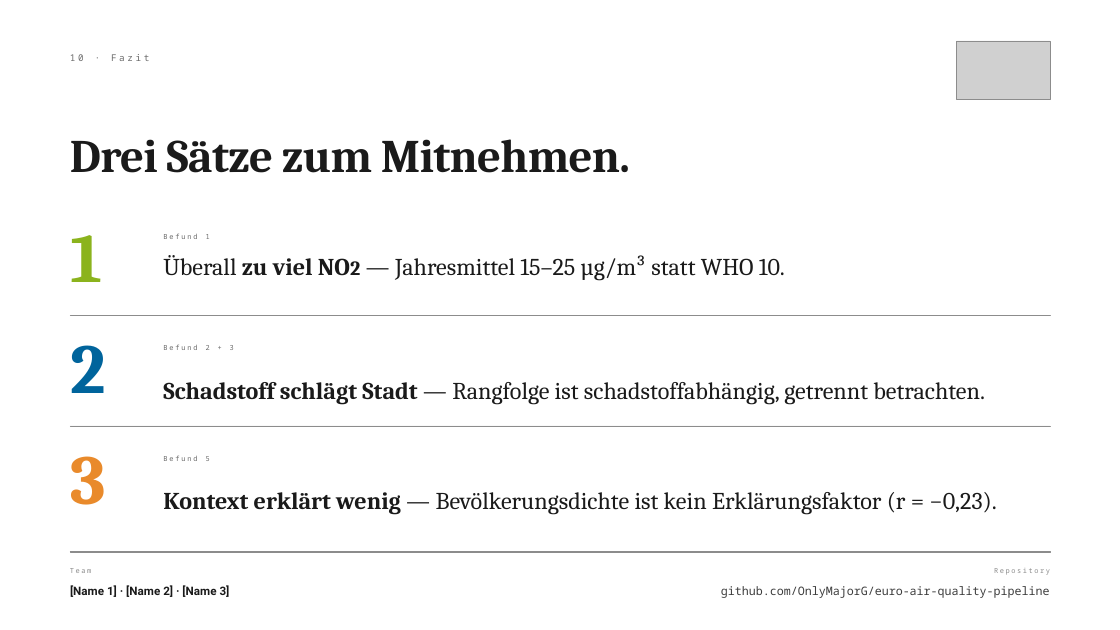
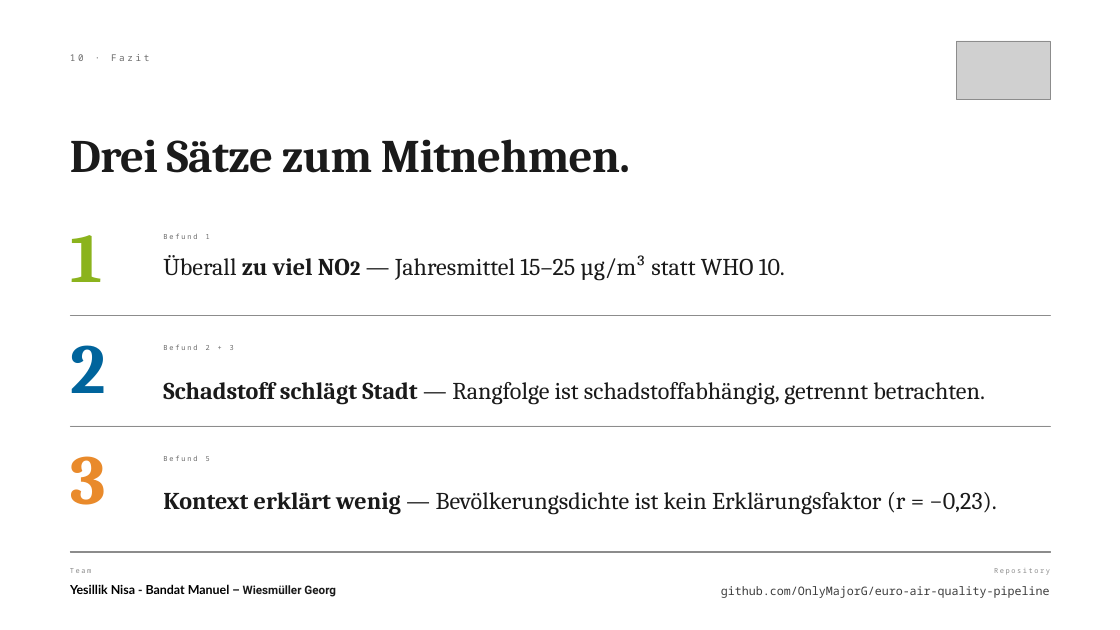
Before and after one commit to OnlyMajorG/euro-air-quality-pipeline, a slide deck: slide 11 of presentation/Luftqualität-Europa-BDENG.pptx. Drawn at 1120x630 pixels with LibreOffice and Linux fonts; fonts in the diff are those of the drawing; grey boxes stand for pictures; background and template pictures are left out. Boxes give left, top, right and bottom in pixels: in the first picture for what was removed or moved away, otherwise in the second. Text is boxed around its words. In the diff, an @@ line names an element or a change of style, - is before the commit and + after.

Commit message:
Update Presentation

```diff
--- a/presentation/Luftqualität-Europa-BDENG.pptx
+++ b/presentation/Luftqualität-Europa-BDENG.pptx
@@ text at <box>70,584,336,597</box>: text changed; size 15 to 16 pt; font Roboto to Lato; text colour #1A1A1A to #000000 @@
-[Name 1] · [Name 2] · [Name 3]
+Yesillik Nisa - Bandat Manuel – Wiesmüller Georg
```
Also in this commit, not shown: 1 other slide changed.
